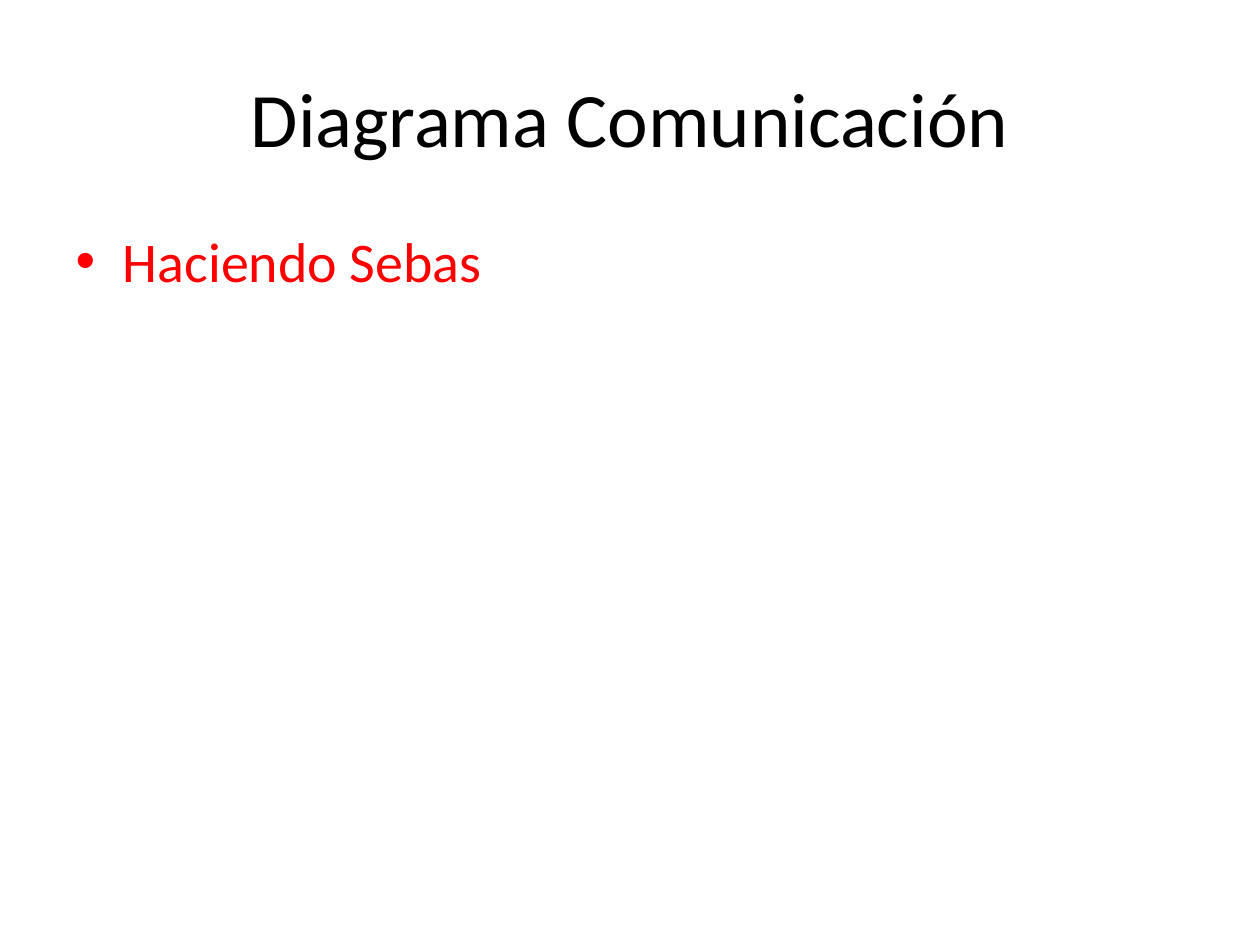
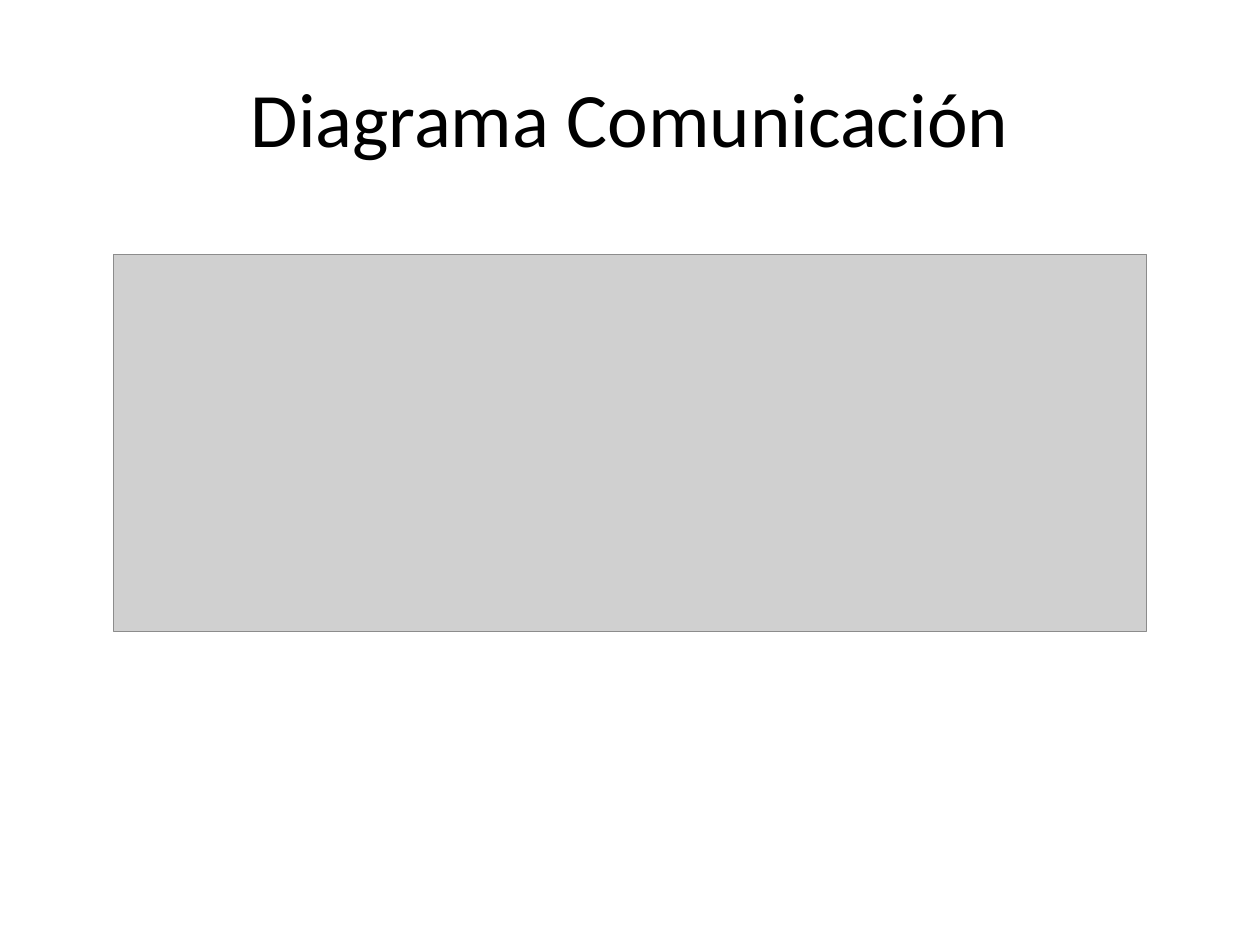
Before and after one commit to francben/proyectoDeliberyApp, a slide deck: slide 18 of Para Presentacion final.pptx. Drawn at 1260x945 pixels with LibreOffice and Linux fonts; fonts in the diff are those of the drawing; grey boxes stand for pictures. Boxes give left, top, right and bottom in pixels: in the first picture for what was removed or moved away, otherwise in the second. Text is boxed around its words. In the diff, an @@ line names an element or a change of style, - is before the commit and + after.

Commit message:
Agregue el Diagrama de Comunicacion

```diff
--- a/Para Presentacion final.pptx
+++ b/Para Presentacion final.pptx
@@ picture added at box(113, 255, 1147, 631) @@
@@ text removed at box(123, 243, 482, 283) @@
-• Haciendo Sebas
```
